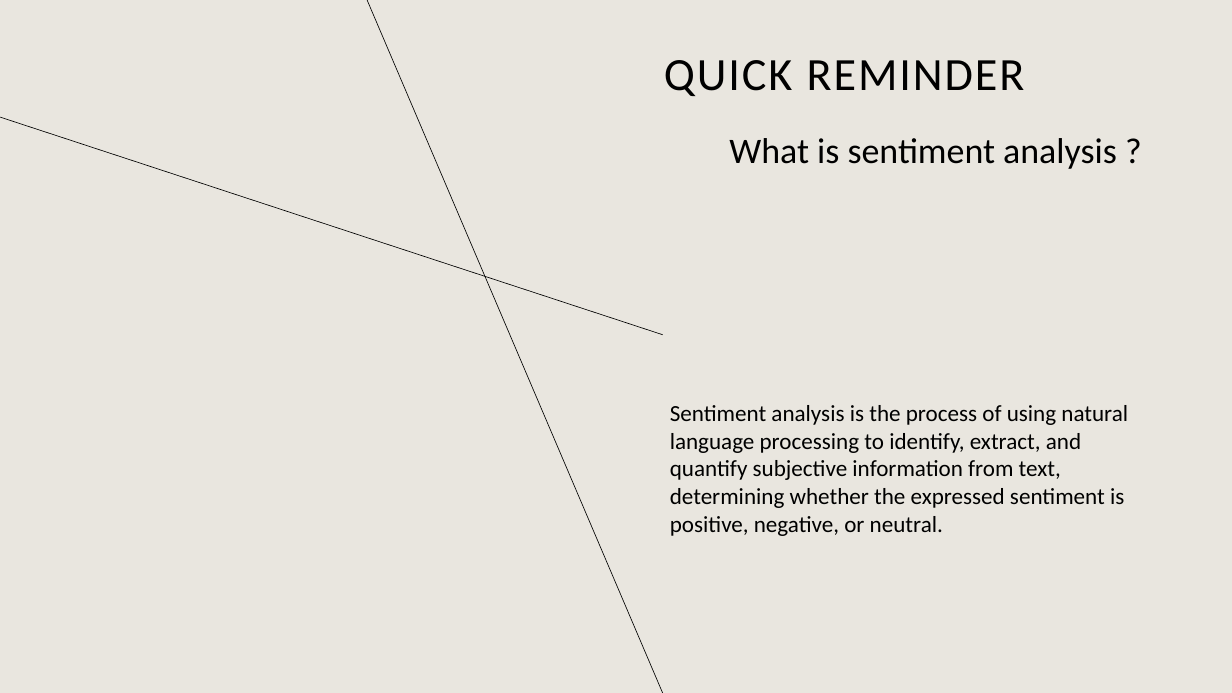
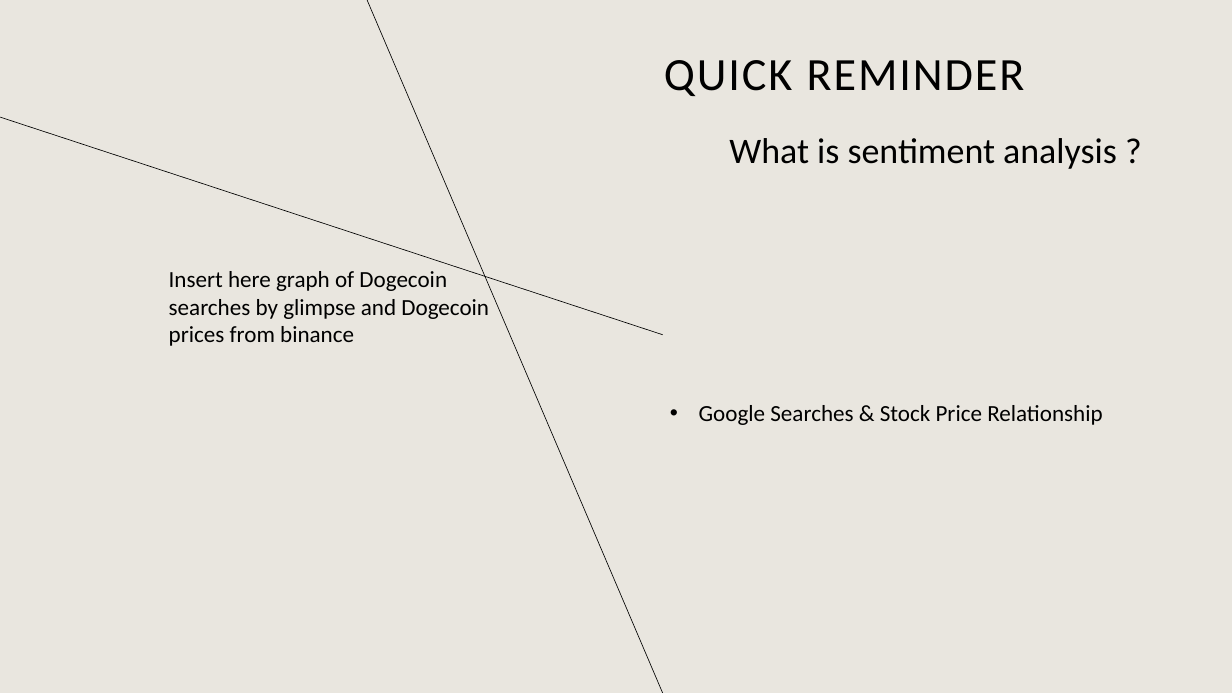
Before and after one commit to HillelCharbit/Trading-Algorithm-Project---google-trends, a slide deck: slide 2 of presentation/Google Trends as a Sentiment Indicator in Algorithmic - less verbal.pptx. Drawn at 1232x693 pixels with LibreOffice and Linux fonts; fonts in the diff are those of the drawing. Boxes give left, top, right and bottom in pixels: in the first picture for what was removed or moved away, otherwise in the second. Text is boxed around its words. In the diff, an @@ line names an element or a change of style, - is before the commit and + after.

```diff
--- a/presentation/Google Trends as a Sentiment Indicator in Algorithmic - less verbal.pptx
+++ b/presentation/Google Trends as a Sentiment Indicator in Algorithmic - less verbal.pptx
@@ text added at box(169, 271, 489, 346), 18 pt, text #000000 @@
+Insert here graph of Dogecoin searches by glimpse and Dogecoin prices from binance
@@ text at box(699, 405, 1102, 425): text changed @@
-Sentiment analysis is the process of using natural language processing to identify, extract, and quantify subjective information from text, determining whether the expressed sentiment is positive, negative, or neutral.
+• Google Searches & Stock Price Relationship
```
Also in this commit, not shown: 4 other slides changed, 2 slides added, 4 slides removed, 3 other files.
